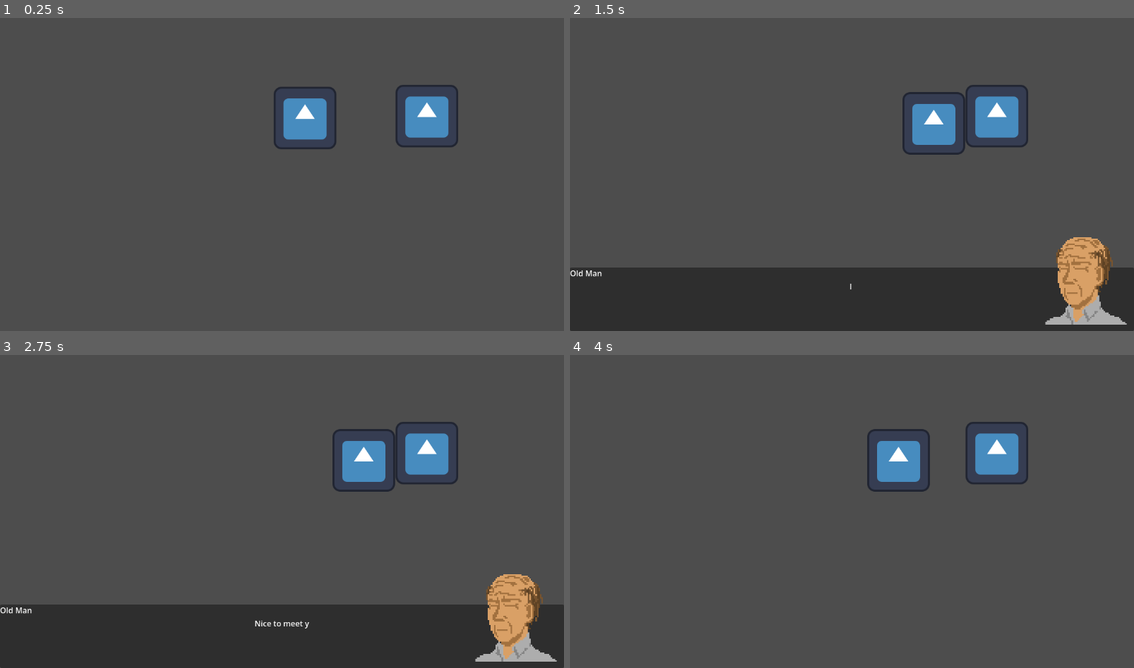
Above: before the commit, frames 1-4 (two rows, left to right).
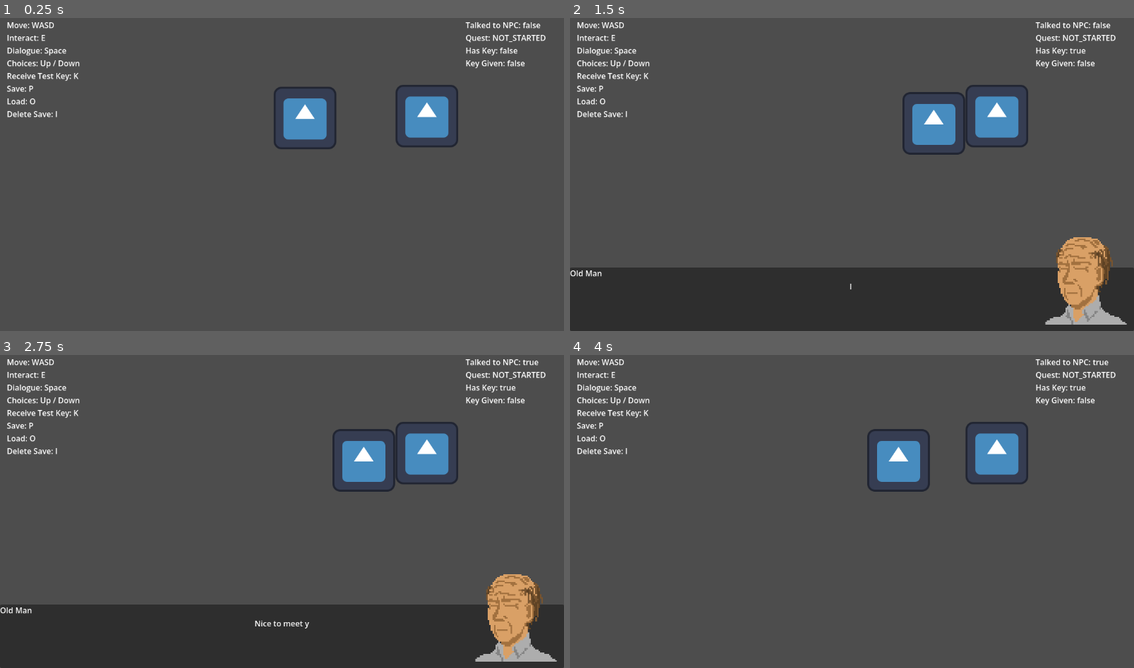
Above: after the commit, the same moments.

Repository: AtillaAkbulut/Godot-Dialogue-Framework
Game: Godot game, scene res://demo_scene.tscn
Two runs of this game, one before a commit and one after it. Both use one fixed random seed, a clock stepped at 60 frames per second and the inputs below. The engine's default icon, where the game draws it, is replaced by a stand-in: a white triangle on a blue panel in a dark square.
Inputs:
- Up to frame 1 (0.25 s): no input
- Up to frame 2 (1.5 s): tap Enter (ui_accept) at 0.5, 0.77 s; hold D (right) 0.53-1.28 s; hold K (give_test_key) 0.53-1.28 s; hold S (down) from 1.28 s (still down); tap E (interact) at 1.35 s
- Up to frame 3 (2.75 s): tap Enter (ui_accept) at 1.52, 2 s; release S (down) at 2.03 s; hold D (right) from 2.03 s (still down); hold K (give_test_key) from 2.03 s (still down)
- Up to frame 4 (4 s): tap Enter (ui_accept) at 2.75, 3.02, 3.5, 3.77 s; release D (right) at 2.78 s; release K (give_test_key) at 2.78 s; hold Up (ui_up) 2.78-3.53 s; tap E (interact) at 2.85 s; hold A (left) from 3.53 s (still down); hold K (give_test_key) from 3.53 s (still down)

The runs differ from the first frame. In frame 1, 1.2% of the frame differs, in the area x 1-97%, y 1-32%; in frame 2, 1.2%; in frame 3, 1.2%; in frame 4, 1.2%.

Commit message:
demo: add gamejam-ready narrative example

Diff:
--- a/demo_scene.gd
+++ b/demo_scene.gd
@@ -2,6 +2,7 @@
 
 @onready var quest_example: QuestExample = $QuestExample
 @onready var save_example: SaveExample = $SaveExample
+@onready var debug_state_label: Label = $CanvasLayer/Control/DebugStateLabel
 
 
 func _ready() -> void:
@@ -140,3 +141,26 @@
 		GameState.get_variable("player_name", "Unknown")
 	)
 	print("--------------------------")
+	_update_debug_state_ui()
+
+func _update_debug_state_ui() -> void:
+	if debug_state_label == null:
+		return
+
+	var quest_state_text := "NOT_STARTED"
+
+	if quest_example.is_quest_active("old_key_quest"):
+		quest_state_text = "ACTIVE"
+	elif quest_example.is_quest_completed("old_key_quest"):
+		quest_state_text = "COMPLETED"
+
+	debug_state_label.text = (
+		"Talked to NPC: "
+		+ str(GameState.has_flag("talked_to_old_man"))
+		+ "\nQuest: "
+		+ quest_state_text
+		+ "\nHas Key: "
+		+ str(GameState.has_flag("has_old_key"))
+		+ "\nKey Given: "
+		+ str(GameState.has_flag("key_already_given"))
+	)
--- a/demo_scene.tscn
+++ b/demo_scene.tscn
@@ -23,3 +23,39 @@
 
 [node name="SaveExample" type="Node" parent="." unique_id=378520163]
 script = ExtResource("6_om45m")
+
+[node name="CanvasLayer" type="CanvasLayer" parent="." unique_id=786913505]
+
+[node name="Control" type="Control" parent="CanvasLayer" unique_id=166785332]
+layout_mode = 3
+anchors_preset = 1
+anchor_left = 1.0
+anchor_right = 1.0
+offset_left = -40.0
+offset_bottom = 40.0
+grow_horizontal = 0
+
+[node name="DebugStateLabel" type="Label" parent="CanvasLayer/Control" unique_id=1698751622]
+layout_mode = 1
+anchors_preset = -1
+anchor_left = -4.025
+anchor_top = 0.25
+anchor_right = -4.025
+anchor_bottom = 0.25
+offset_right = 40.0
+offset_bottom = 23.0
+
+[node name="InstructionsLabel" type="Label" parent="CanvasLayer/Control" unique_id=664233169]
+layout_mode = 0
+offset_left = -1098.0
+offset_top = 10.0
+offset_right = -899.0
+offset_bottom = 215.0
+text = "Move: WASD
+Interact: E
+Dialogue: Space
+Choices: Up / Down
+Receive Test Key: K
+Save: P
+Load: O
+Delete Save: I"
Not shown, added: demo/README.md
